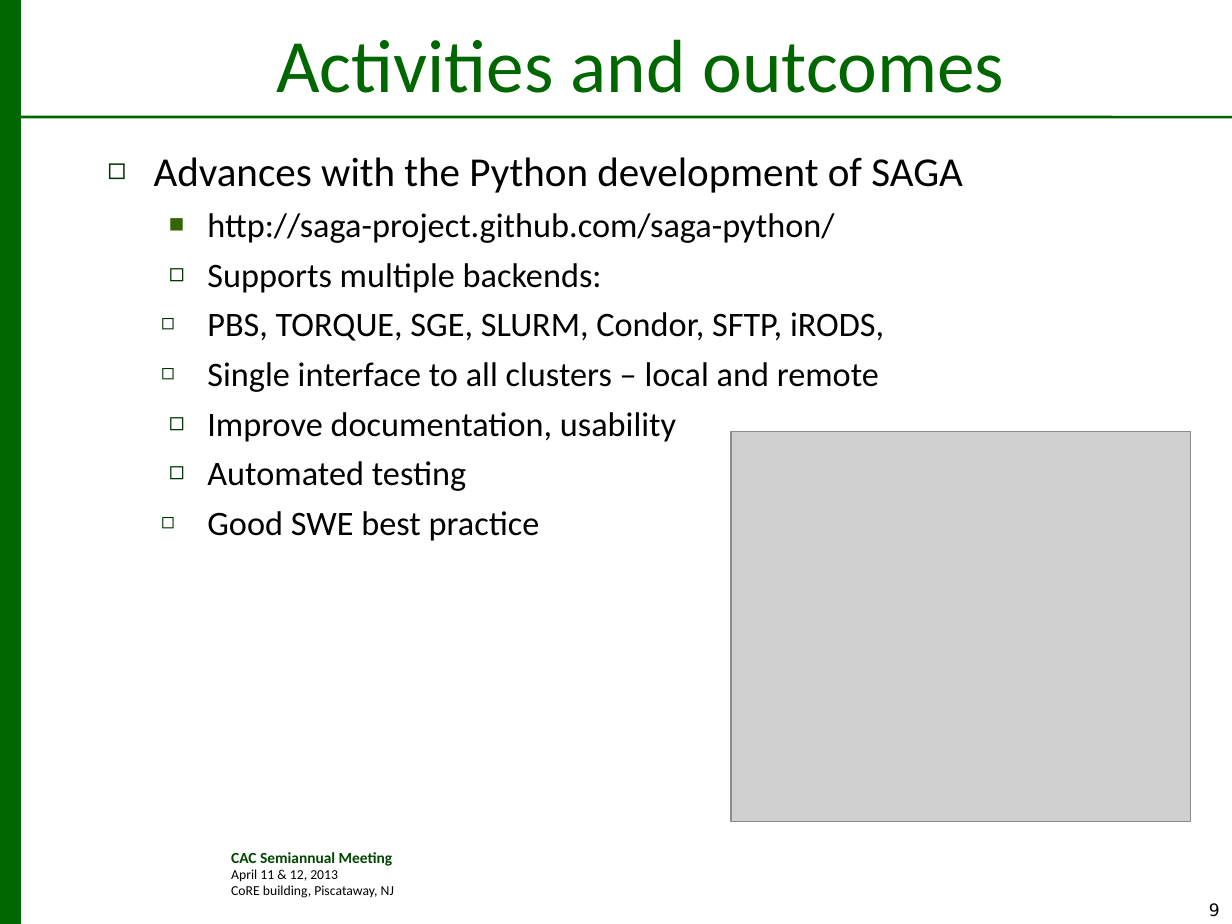
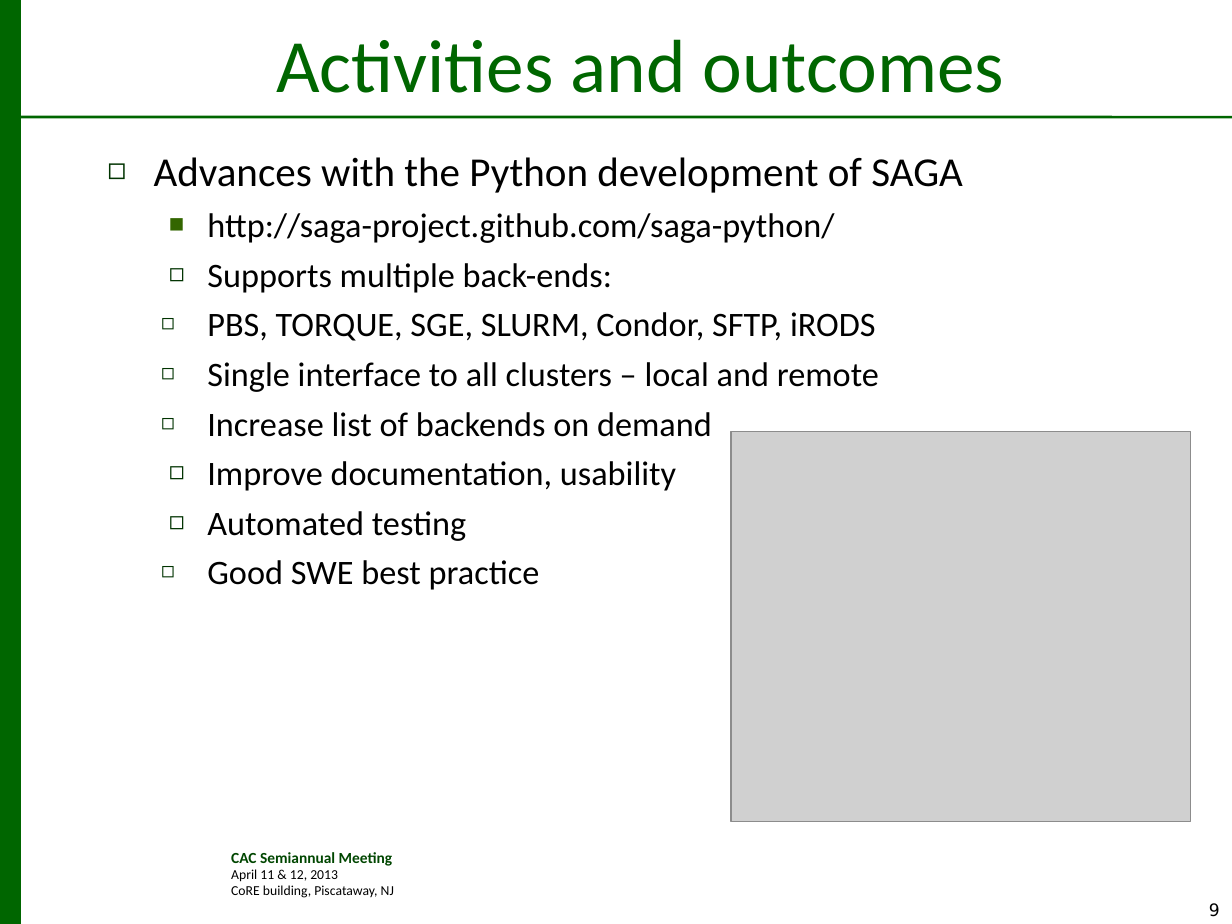
Before and after one commit to saga-project/presentations, a slide deck: slide 9 of cac-saga-occi.v1.1.ppt. Drawn at 1232x924 pixels with LibreOffice and Linux fonts; fonts in the diff are those of the drawing; grey boxes stand for pictures; background and template pictures are left out. Boxes give left, top, right and bottom in pixels: in the first picture for what was removed or moved away, otherwise in the second. Text is boxed around its words. In the diff, an @@ line names an element or a change of style, - is before the commit and + after.

```diff
--- a/cac-saga-occi.v1.1.ppt
+++ b/cac-saga-occi.v1.1.ppt
@@ text at (x1=207, y1=263, x2=876, y2=341): text changed @@
-  ◻ Supports multiple backends:
-    ◻ PBS, TORQUE, SGE, SLURM, Condor, SFTP, iRODS,
+  ◻ Supports multiple back-ends:
+    ◻ PBS, TORQUE, SGE, SLURM, Condor, SFTP, iRODS
@@ text at (x1=207, y1=412, x2=712, y2=437): paragraph added @@
+    ◻ Increase list of backends on demand
```
Also in this commit, not shown: 11 other slides changed, 1 other file.
